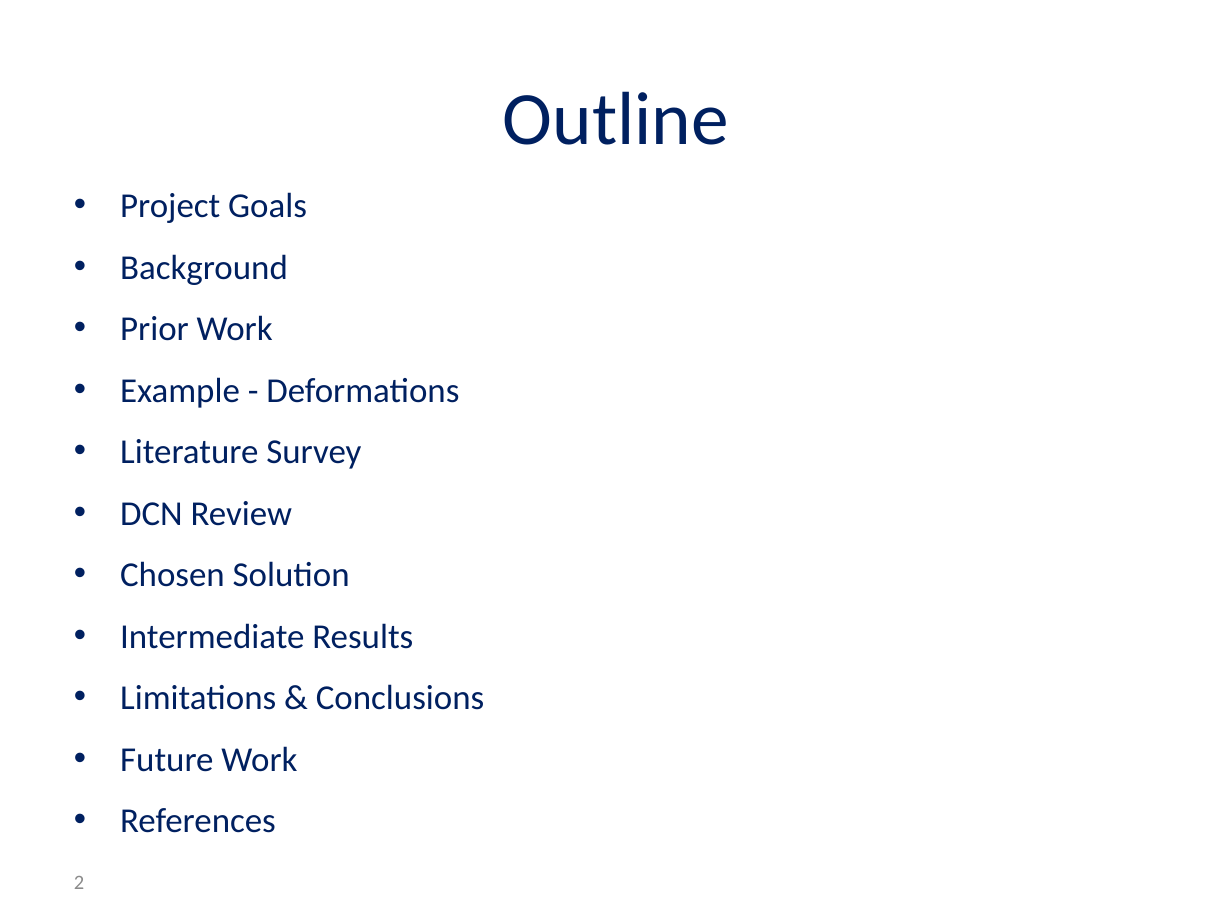
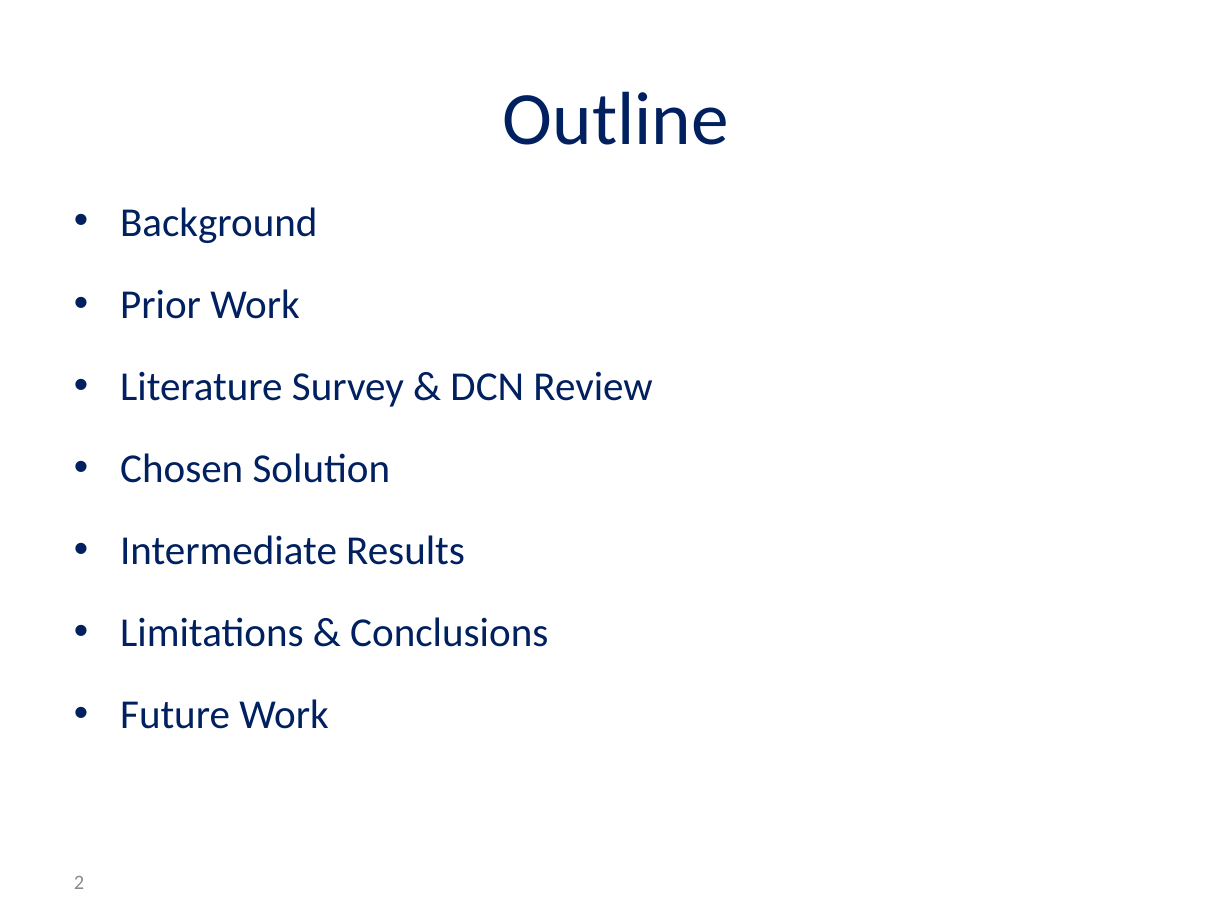
Before and after one commit to andyro2/Pneumonia-Detection-from-Chest-X-Rays-with-Robustness-to-Deformations, a slide deck: slide 2 of MidPresentation_Andy_Or.pptx. Drawn at 1232x924 pixels with LibreOffice and Linux fonts; fonts in the diff are those of the drawing; background and template pictures are left out. Boxes give left, top, right and bottom in pixels: in the first picture for what was removed or moved away, otherwise in the second. Text is boxed around its words. In the diff, an @@ line names an element or a change of style, - is before the commit and + after.

```diff
--- a/MidPresentation_Andy_Or.pptx
+++ b/MidPresentation_Andy_Or.pptx
@@ text at (x1=120, y1=192, x2=307, y2=223): paragraph removed @@
-• Project Goals
@@ text at (x1=120, y1=207, x2=548, y2=729): size 20.4 to 24 pt in "Background", "Prior Work", "Chosen Solution", "Intermediate Results" and 2 more places; line spacing 1.3 to 1.5 @@
@@ text at (x1=120, y1=371, x2=652, y2=407): text changed; size 20.4 to 24 pt @@
-• Example - Deformations
-• Literature Survey
-• DCN Review
+• Literature Survey & DCN Review
@@ text at (x1=120, y1=808, x2=276, y2=833): paragraph removed @@
-• References
```
Also in this commit, not shown: 8 other slides changed, 8 slides added, 1 slide removed, 1 other file.
